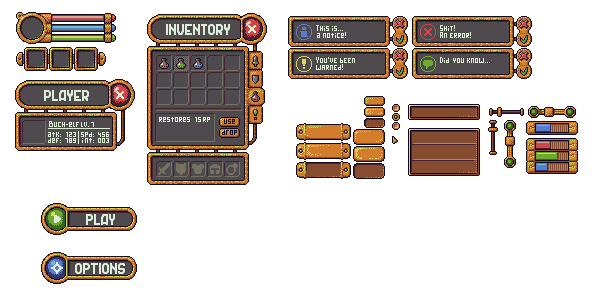
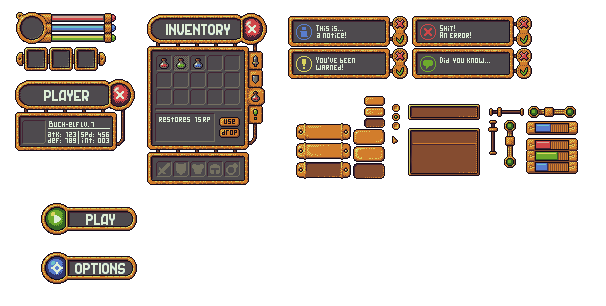
Layer changes from the first w=606, h=306 image to the second:
added layer "Layer 1" above "UI" over [408, 153, 477, 167]
